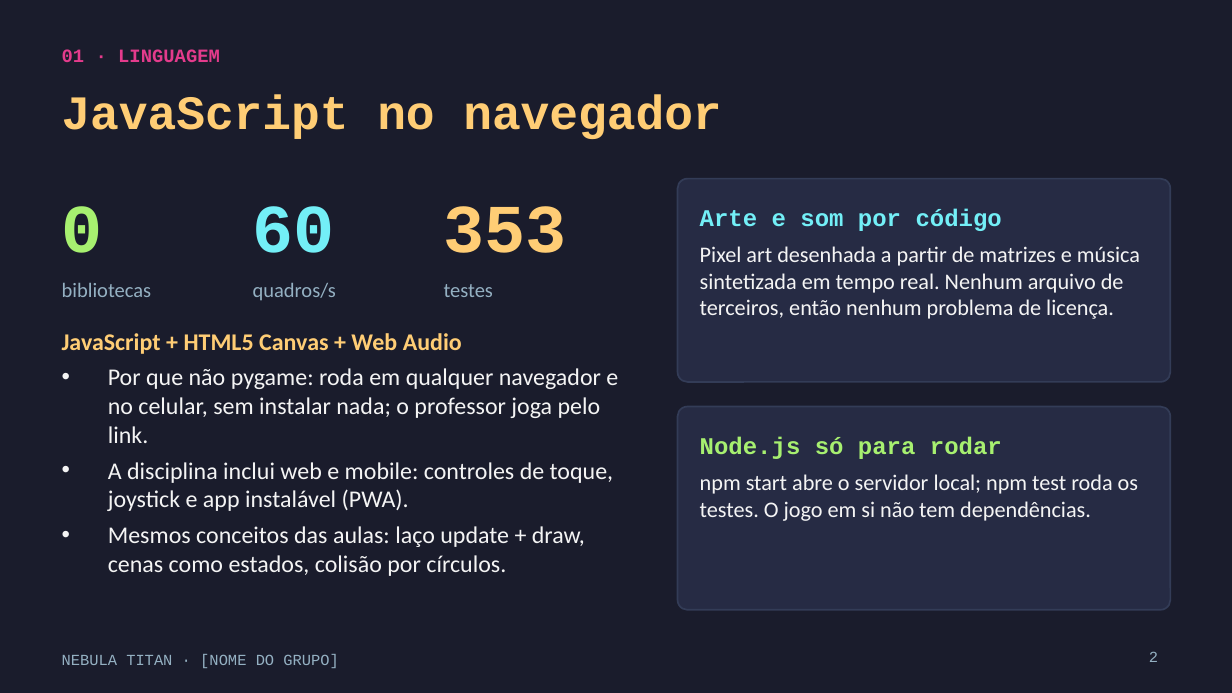
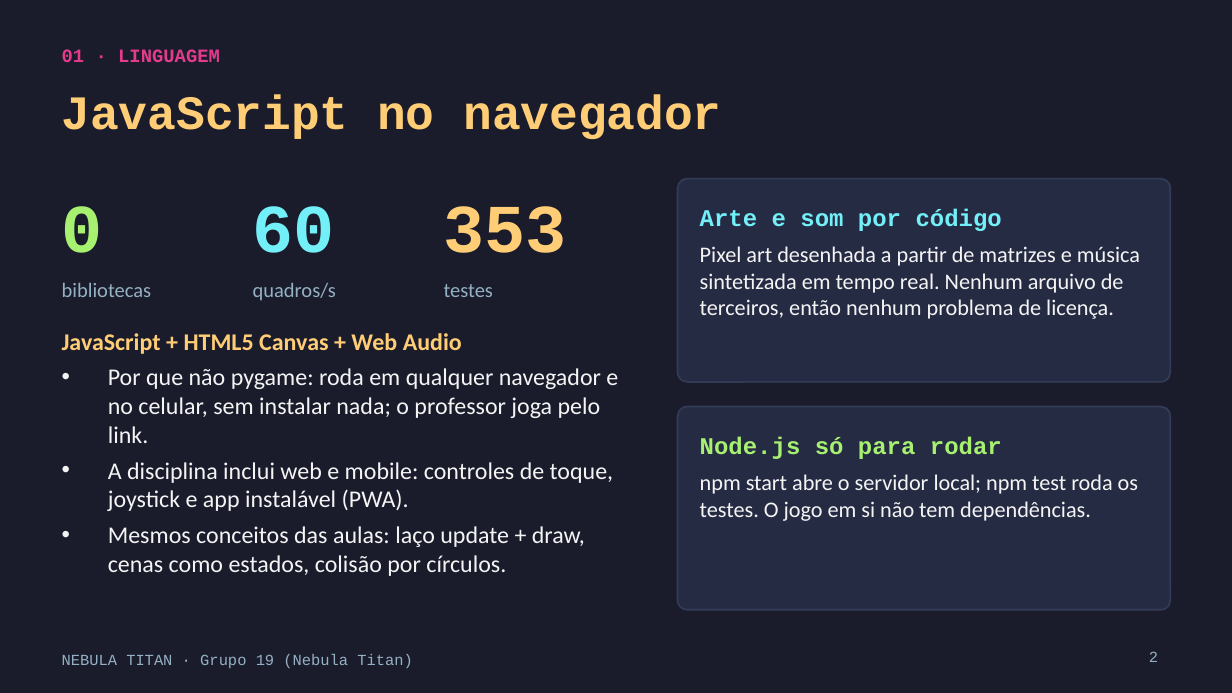
Before and after one commit to n4nd00o/nebula-titan, a slide deck: slide 2 of docs/apresentacao/Nebula-Titan-Apresentacao.pptx. Drawn at 1232x693 pixels with LibreOffice and Linux fonts; fonts in the diff are those of the drawing. Boxes give left, top, right and bottom in pixels: in the first picture for what was removed or moved away, otherwise in the second. Text is boxed around its words. In the diff, an @@ line names an element or a change of style, - is before the commit and + after.

```diff
--- a/docs/apresentacao/Nebula-Titan-Apresentacao.pptx
+++ b/docs/apresentacao/Nebula-Titan-Apresentacao.pptx
@@ text at [62, 654, 413, 668]: text changed @@
-NEBULA TITAN · [NOME DO GRUPO]
+NEBULA TITAN · Grupo 19 (Nebula Titan)
```
Also in this commit, not shown: 4 other slides changed, 2 other files.
